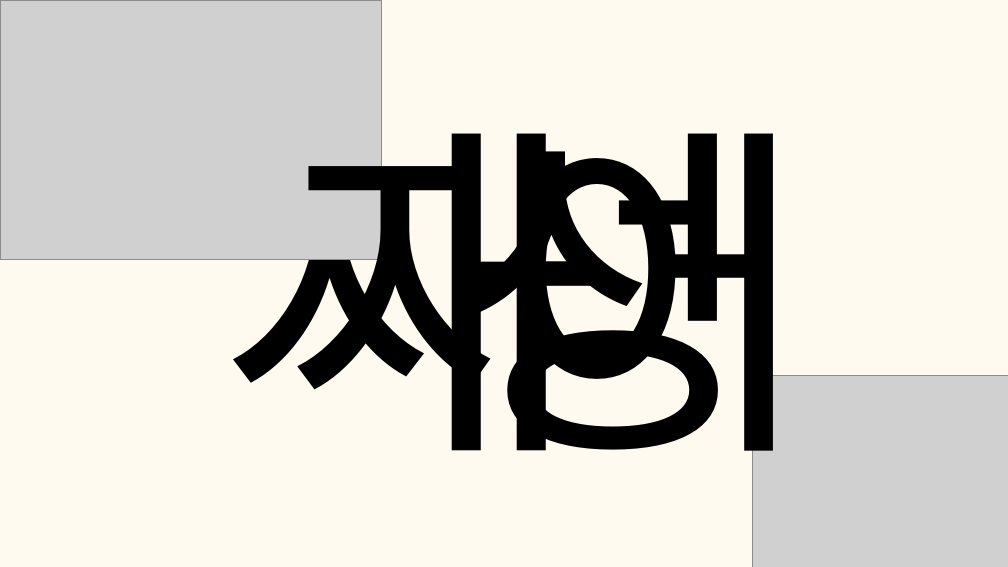
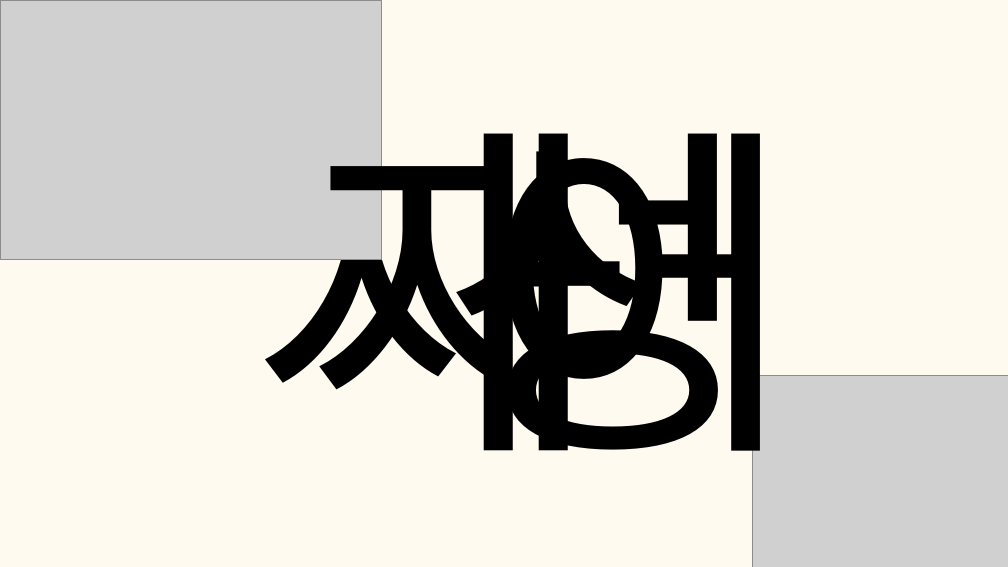
Before and after one commit to tkdgns25300/sunday_play, a slide deck: slide 41 of public/downloads/games/overlapping-letters/rules.pptx. Drawn at 1008x567 pixels with LibreOffice and Linux fonts; fonts in the diff are those of the drawing; grey boxes stand for pictures. Boxes give left, top, right and bottom in pixels: in the first picture for what was removed or moved away, otherwise in the second. Text is boxed around its words. In the diff, an @@ line names an element or a change of style, - is before the commit and + after.

```diff
--- a/public/downloads/games/overlapping-letters/rules.pptx
+++ b/public/downloads/games/overlapping-letters/rules.pptx
@@ text "사": place and size @@
-text "사" at (221,67,543,451)
+text "사" at (253,67,575,451)
@@ text "자" rewrapped from (286,67,762,508) to (308,67,630,451) @@
@@ text "어": place and size @@
-text "어" at (496,133,818,508)
+text "어" at (483,133,805,508)
```
Also in this commit, not shown: 14 other slides changed, 3 other files.
